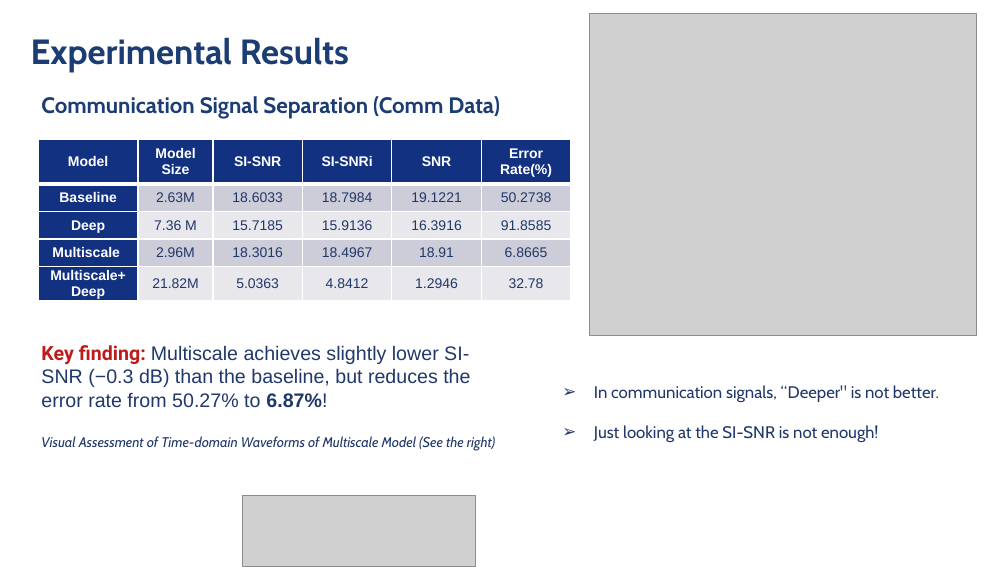
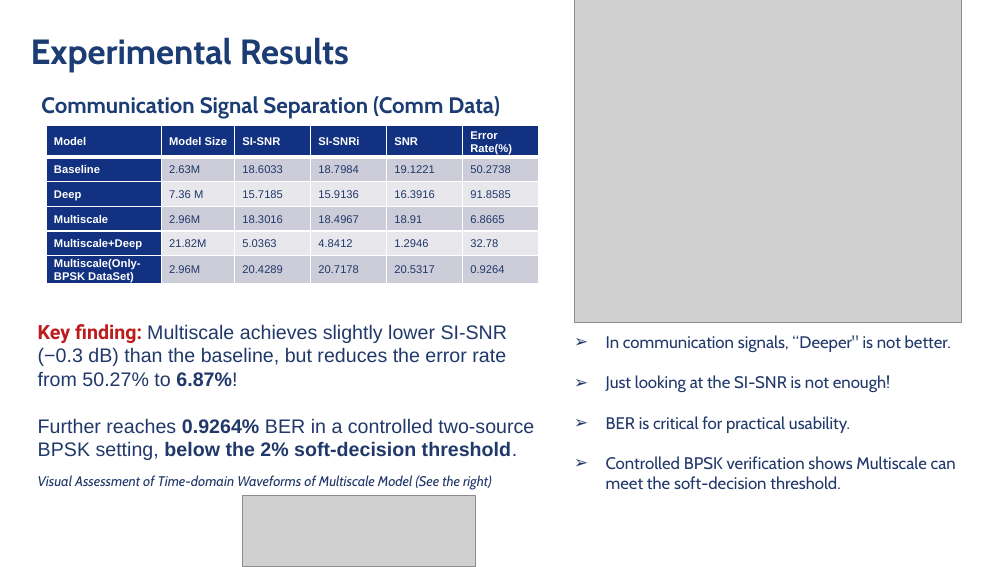
Before and after one commit to Keeper0824/Research-on-Blind-Source-Separation-Based-on-Time-Domain-Masking, a slide deck: slide 11 of Documents/Sun Haoran_2022213462_FinalViva.pptx (slide 10 before the commit). Drawn at 1008x567 pixels with LibreOffice and Linux fonts; fonts in the diff are those of the drawing; grey boxes stand for pictures; background and template pictures are left out. Boxes give left, top, right and bottom in pixels: in the first picture for what was removed or moved away, otherwise in the second. Text is boxed around its words. In the diff, an @@ line names an element or a change of style, - is before the commit and + after.

```diff
--- a/Documents/Sun Haoran_2022213462_FinalViva.pptx
+++ b/Documents/Sun Haoran_2022213462_FinalViva.pptx
@@ picture: place and size @@
-picture at bbox=[590, 13, 977, 336]
+picture at bbox=[575, 0, 962, 323]
@@ table at bbox=[46, 125, 537, 286] @@
+row 6: Multiscale(Only-BPSK DataSet) | 2.96M | 20.4289 | 20.7178 | 20.5317 | 0.9264
@@ table: place and size @@
-table at bbox=[38, 139, 572, 303]
+table at bbox=[46, 125, 537, 286]
@@ text "Key finding: Multiscale achieves slightly ...": place and size @@
-text "Key finding: Multiscale achieves slightly ..." at bbox=[41, 345, 470, 408]
+text "Key finding: Multiscale achieves slightly ..." at bbox=[38, 324, 534, 460]
@@ text "In communication signals, “Deeper" is ...": place and size @@
-text "In communication signals, “Deeper" is ..." at bbox=[594, 385, 939, 442]
+text "In communication signals, “Deeper" is ..." at bbox=[606, 335, 956, 489]
@@ text at bbox=[38, 418, 534, 460]: paragraph added @@
+Further reaches 0.9264% BER in a controlled two-source BPSK setting, below the 2% soft-decision threshold.
@@ text at bbox=[606, 416, 956, 489]: paragraphs added @@
+➢ BER is critical for practical usability.
+➢ Controlled BPSK verification shows Multiscale can meet the soft-decision threshold.
@@ text "Visual Assessment of Time-domain Waveforms ...": place and size @@
-text "Visual Assessment of Time-domain Waveforms ..." at bbox=[41, 436, 496, 451]
+text "Visual Assessment of Time-domain Waveforms ..." at bbox=[38, 475, 492, 490]
```
Also in this commit, not shown: 1 other slide changed, 1 slide added, 16 other files.
